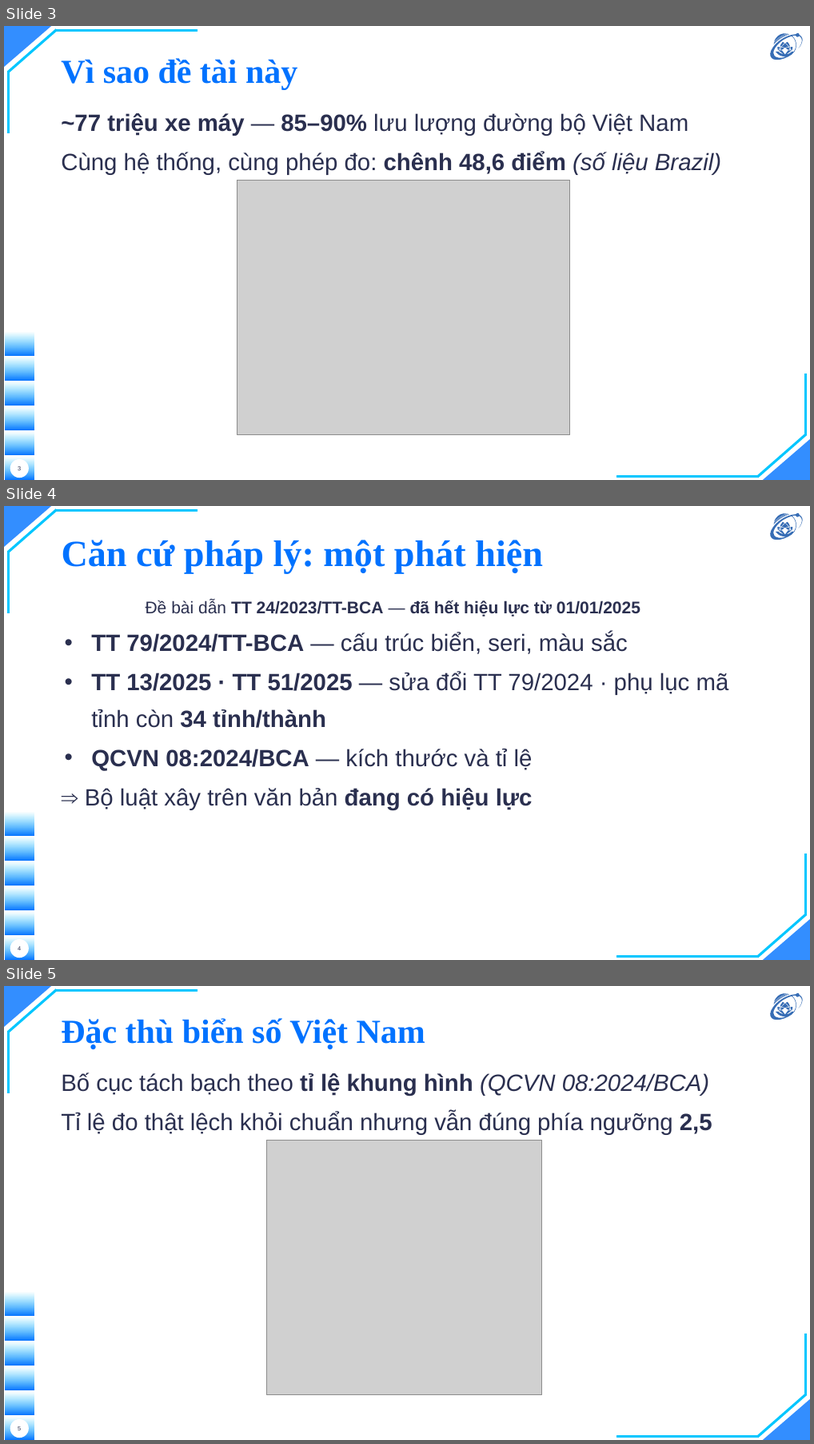
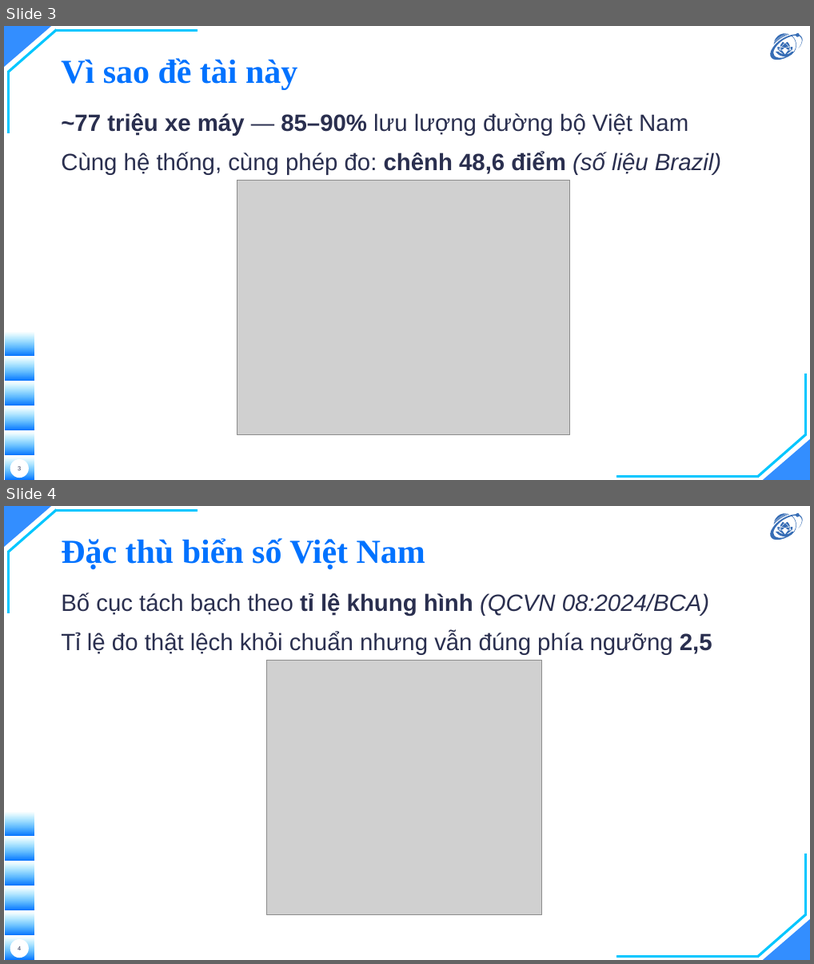
Before and after one commit to hieunguyen2604/alpr-do-an-mon-hoc, a slide deck: docs/slides/slides.pptx. Shown one above the other, each under a label of ours: slides 3, 4 and 5 before the commit, slides 3 and 4 after it. The pictures are 814x1444 and 814x964 pixels, drawn with LibreOffice and Linux fonts; fonts in the diff are those of the drawing; grey boxes stand for pictures; background and template pictures are left out. Boxes give left, top, right and bottom in pixels: in the first picture for what was removed or moved away, otherwise in the second. Text is boxed around its words. In the diff, an @@ line names an element or a change of style, - is before the commit and + after.

```diff
--- a/docs/slides/slides.pptx
+++ b/docs/slides/slides.pptx
@@ slide 4 removed at [4, 506, 810, 960], background picture (left out); not listed: 16 template elements that a slide beside it also shows @@
@@ title removed at [62, 540, 543, 573] @@
-Căn cứ pháp lý: một phát hiện
@@ text removed at [85, 600, 730, 810] @@
-Đề bài dẫn TT 24/2023/TT-BCA — đã hết hiệu lực từ 01/01/2025
-• TT 79/2024/TT-BCA — cấu trúc biển, seri, màu sắc
-• TT 13/2025 · TT 51/2025 — sửa đổi TT 79/2024 · phụ lục mã tỉnh còn 34 tỉnh/thành
-• QCVN 08:2024/BCA — kích thước và tỉ lệ
-⇒ Bộ luật xây trên văn bản đang có hiệu lực
@@ page number removed at [18, 946, 21, 950] @@
-4
@@ what was slide 5 is now slide 4 @@
```
Also in this commit, not shown: 3 slides changed, 1 slide added, 6 other slides removed, 10 other files.
